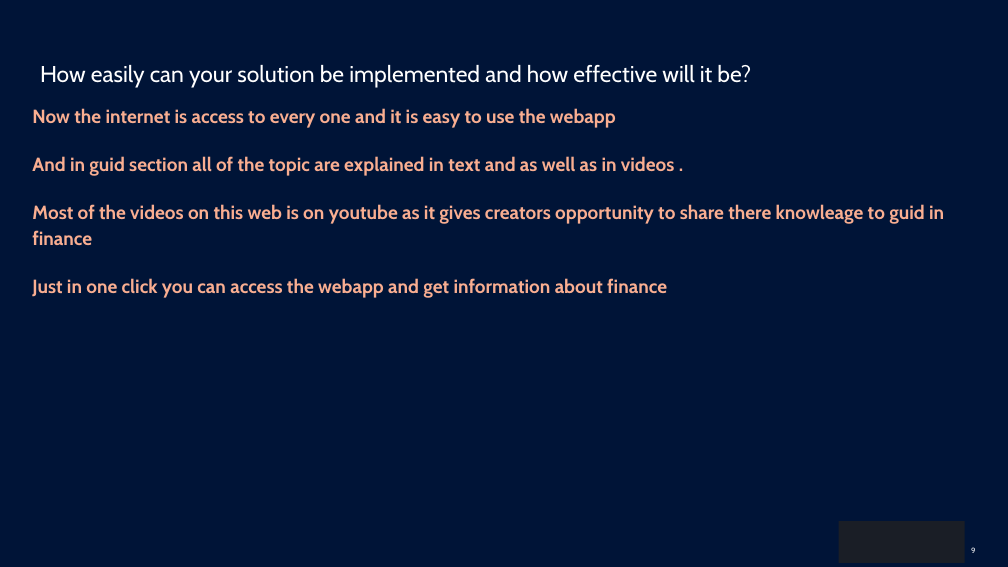
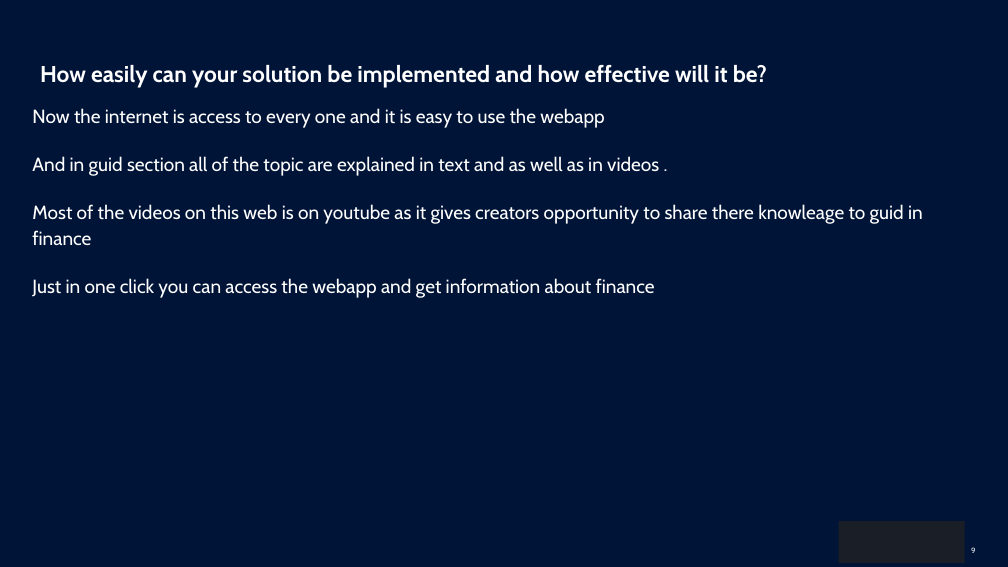
Before and after one commit to Aditya-aot/Hackathon-ION, a slide deck: slide 9 of HackerEarth_Idea_Submission_Template24414bb.pptx. Drawn at 1008x567 pixels with LibreOffice and Linux fonts; fonts in the diff are those of the drawing; background and template pictures are left out. Boxes give left, top, right and bottom in pixels: in the first picture for what was removed or moved away, otherwise in the second. Text is boxed around its words. In the diff, an @@ line names an element or a change of style, - is before the commit and + after.

Commit message:
ppt

```diff
--- a/HackerEarth_Idea_Submission_Template24414bb.pptx
+++ b/HackerEarth_Idea_Submission_Template24414bb.pptx
@@ title "How easily can your solution ..." at (40,65,767,88): bold on @@
@@ text "Now the internet is access ..." at (32,108,923,298): text colour #F9AE91 to #FFFFFF, bold off @@
```
Also in this commit, not shown: 4 other slides changed.
